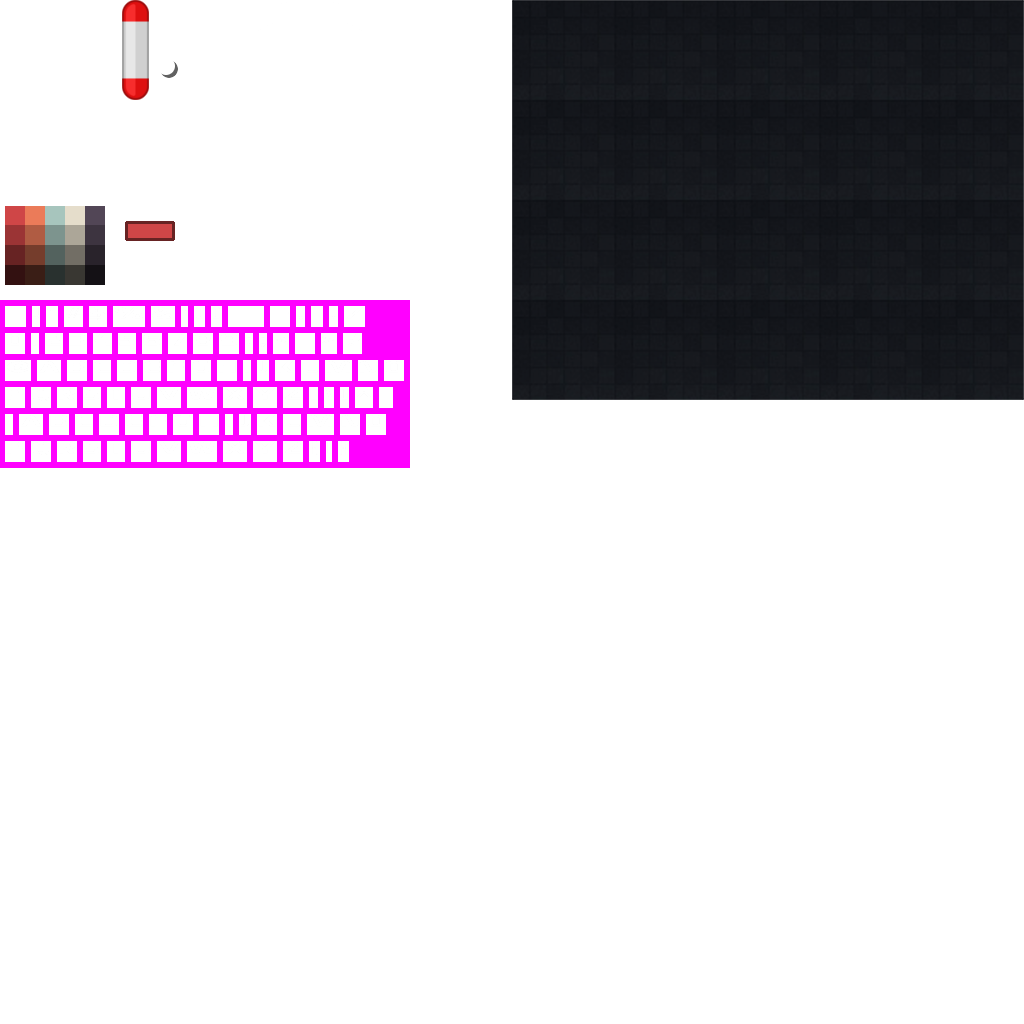
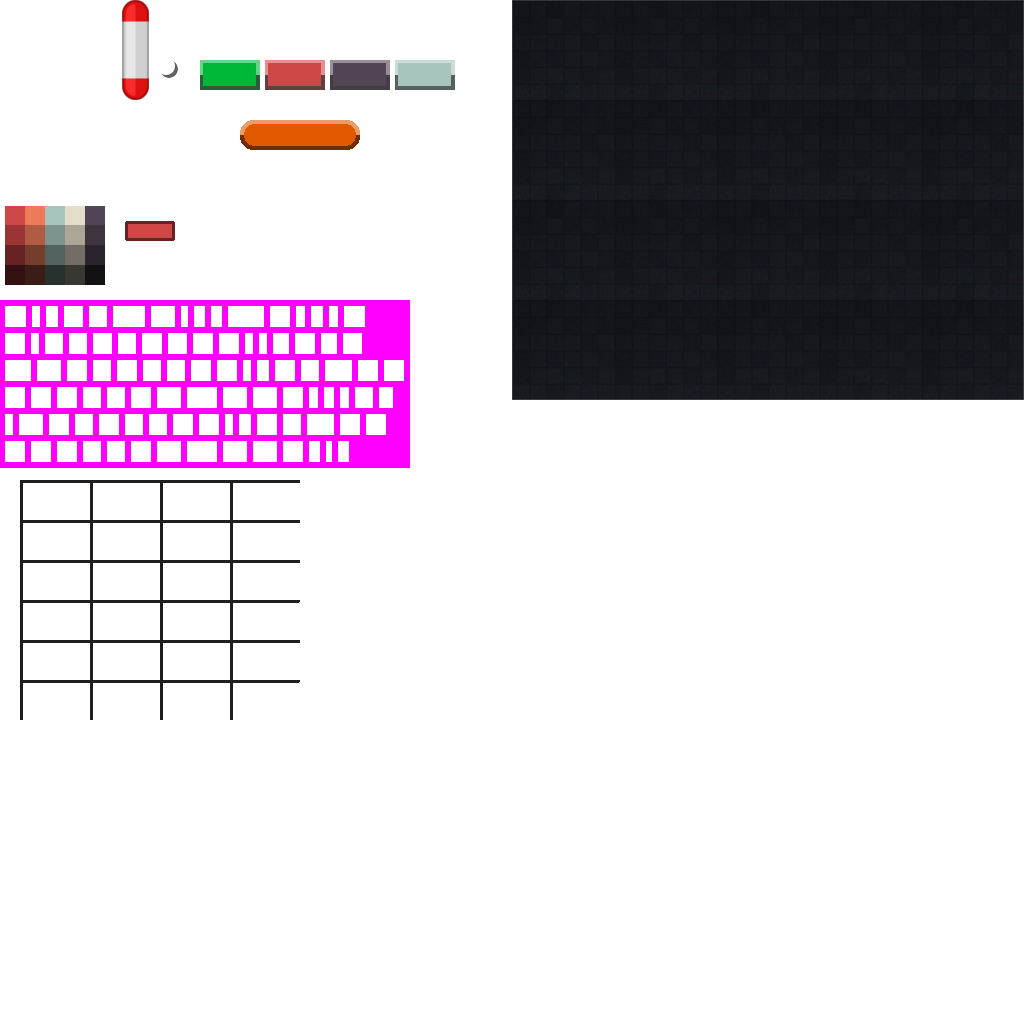
The second (1024, 1024) image is a revision of the first. Changes to its layers:
added layer "Ebene #5" above "Ebene #6" over left=240, top=120, right=360, bottom=150
added layer "Ebene #6" above "Ebene #2" over left=20, top=120, right=360, bottom=720
added layer "Ebene #2" above "Ebene #4" over left=200, top=60, right=455, bottom=90
added layer "Ebene #4" above "Ebene #1" over left=200, top=60, right=455, bottom=90
hid "Hintergrund", painted on it over left=20, top=60, right=455, bottom=720
